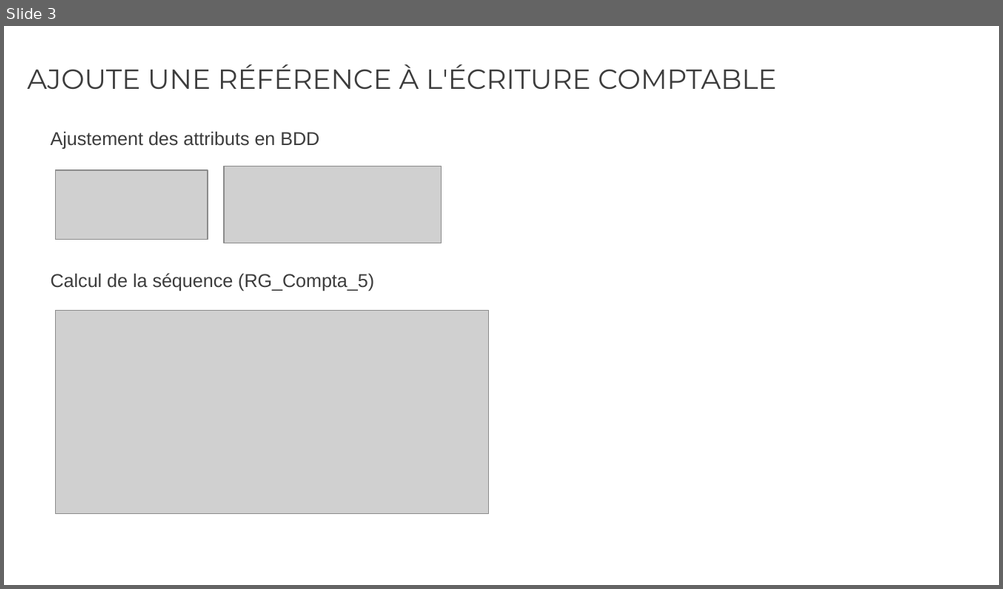
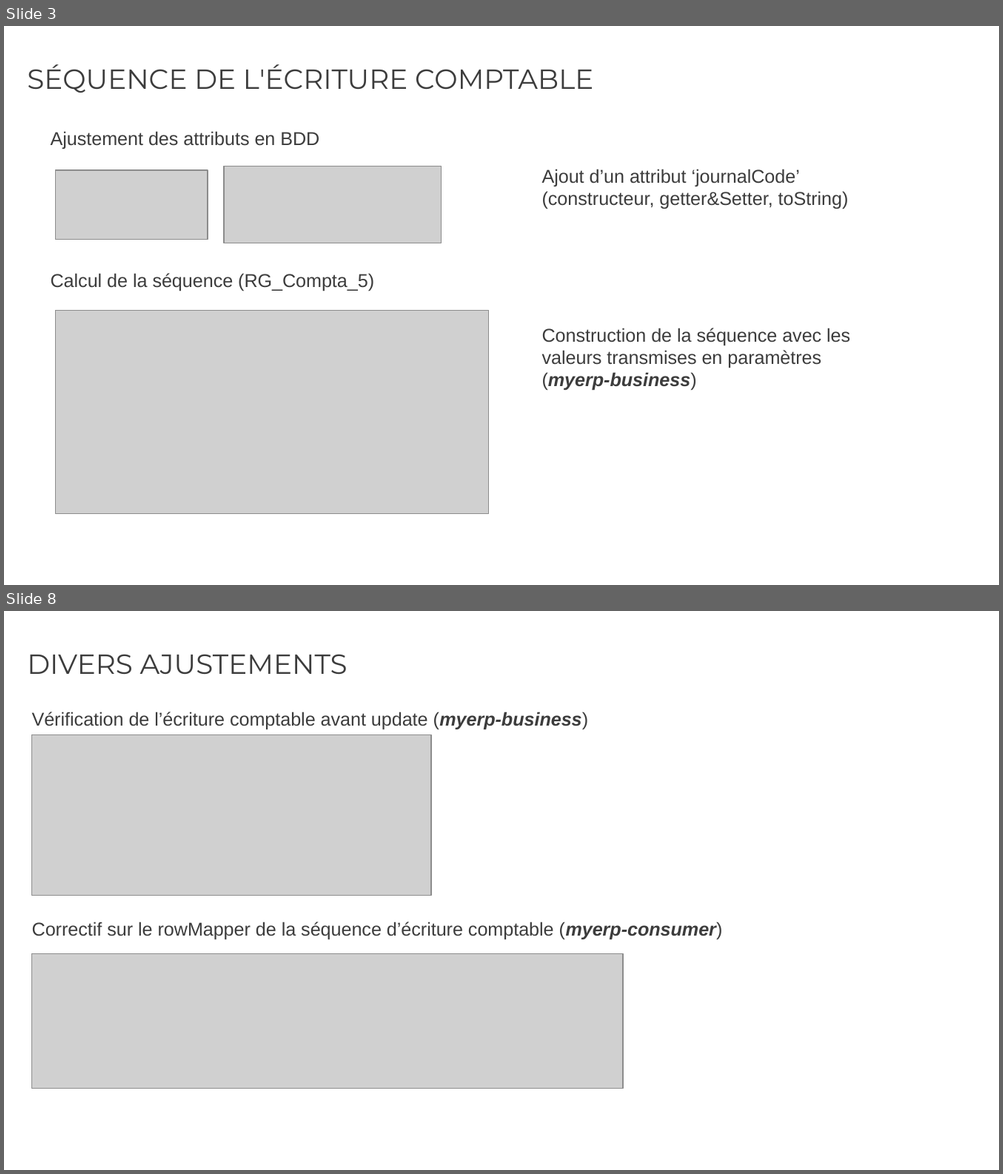
Before and after one commit to rvallet/ocp9-projetB4, a slide deck: doc/Présentation_OCP9_projetB4.pptx. Shown one above the other, each under a label of ours: slide 3 before the commit, slides 3 and 8 after it; the slides between them are not shown. The pictures are 1003x589 and 1003x1174 pixels, drawn with LibreOffice and Linux fonts; fonts in the diff are those of the drawing; grey boxes stand for pictures. Boxes give left, top, right and bottom in pixels: in the first picture for what was removed or moved away, otherwise in the second. Text is boxed around its words. In the diff, an @@ line names an element or a change of style, - is before the commit and + after.

```diff
--- a/doc/Présentation_OCP9_projetB4.pptx
+++ b/doc/Présentation_OCP9_projetB4.pptx
@@ slide 8 added at [4, 611, 999, 1170], background #FFFFFF @@
@@ title added at [27, 654, 347, 674], 20 pt, text #3C3C3C @@
+DIVERS AJUSTEMENTS
@@ text added at [32, 712, 589, 730], 13.5 pt, text #3C3C3C @@
+Vérification de l’écriture comptable avant update (myerp-business)
@@ picture added at [32, 735, 431, 895] @@
@@ text added at [32, 922, 723, 940], 13.5 pt, text #3C3C3C @@
+Correctif sur le rowMapper de la séquence d’écriture comptable (myerp-consumer)
@@ picture added at [32, 954, 623, 1089] @@
@@ slide 3 changed as well @@
@@ title at [27, 64, 593, 93]: text changed @@
-AJOUTE UNE RÉFÉRENCE À L'ÉCRITURE COMPTABLE
+SÉQUENCE DE L'ÉCRITURE COMPTABLE
@@ text added at [542, 169, 848, 209], 13.5 pt, text #3C3C3C @@
+Ajout d’un attribut ‘journalCode’ (constructeur, getter&Setter, toString)
@@ text added at [542, 328, 850, 391], 13.5 pt, text #3C3C3C @@
+Construction de la séquence avec les valeurs transmises en paramètres
+(myerp-business)
```
Also in this commit, not shown: 2 other slides changed, 5 other slides added, 2 slides removed, 3 other files.
